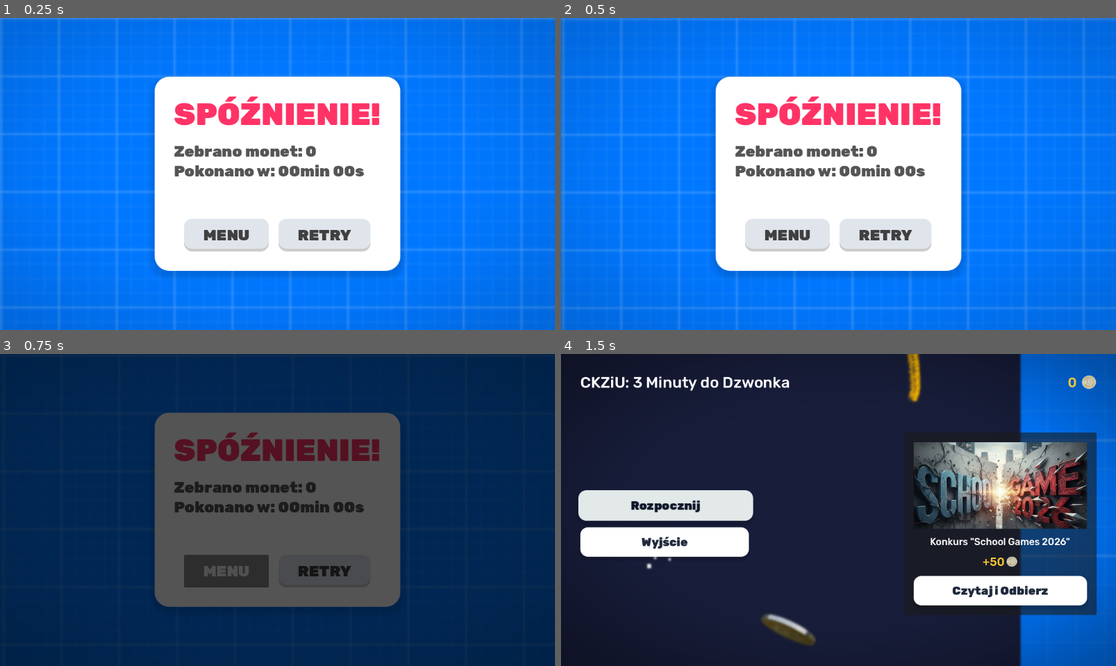
Above: before the commit, frames 1-4 (two rows, left to right).
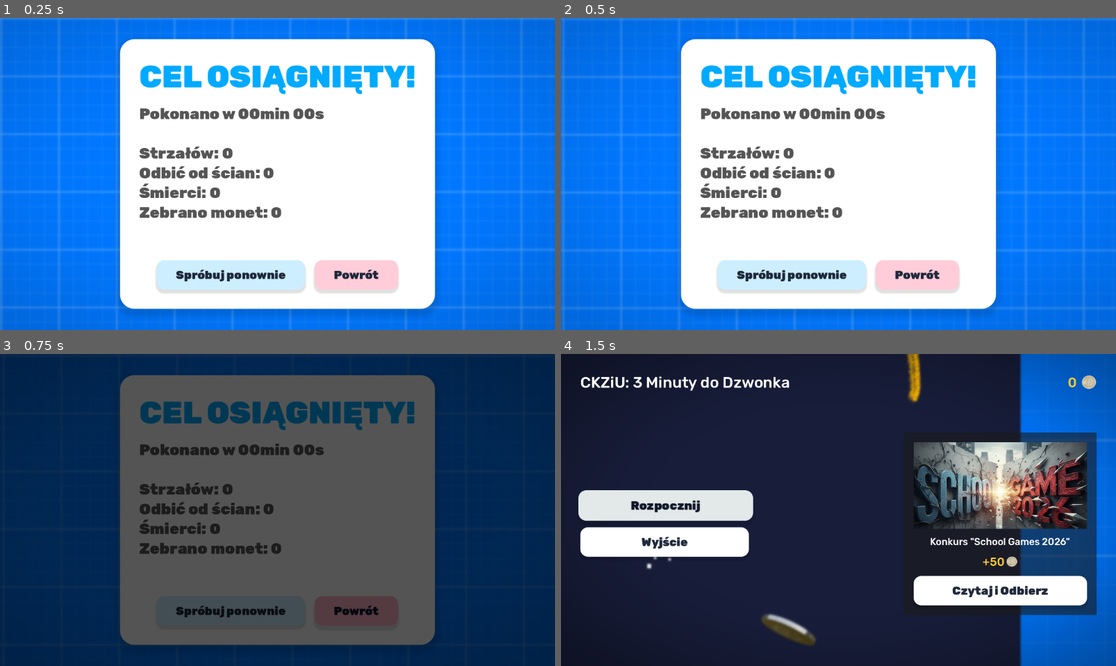
Above: after the commit, the same moments.

Repository: Moderrek/project-ricochet
Game: Godot game, scene res://scenes/menus/end_screen.tscn
Two runs of this game, one before a commit and one after it. Both use one fixed random seed, a clock stepped at 60 frames per second and the inputs below. This scene is started directly instead of the project's main scene. Sound files missing from this copy of the repository are replaced by a short silence.
Inputs:
- Up to frame 1 (0.25 s): no input
- Up to frame 2 (0.5 s): no input
- Up to frame 3 (0.75 s): click "MENU" (after the commit: "Powrót") at 0.5 s
- Up to frame 4 (1.5 s): click "Rozpocznij" at 1.25 s

The runs differ from the first frame. In frame 1, 33% of the frame differs, in the area x 21-79%, y 6-95%; in frame 2, 33%; in frame 3, 28%; in frame 4, nothing differs.

Commit message:
feat(game_manager, player, end_screen): track total shots, wall bounces, and deaths; update end screen stats display

Diff:
--- a/autoloads/game_manager.gd
+++ b/autoloads/game_manager.gd
@@ -24,6 +24,9 @@
 var current_collected_coins: int = 0
 var current_boost_level: float = 0.0
 var current_level_index: int = 0
+var total_shoot_count: int = 0
+var total_wall_bounce_count: int = 0
+var total_death_count: int = 0
 
 var _last_tick_seconds: int = -1
 
@@ -129,6 +132,9 @@
 	current_boost_level = 0.0
 	timer_seconds = 0.0
 	_last_tick_seconds = -1
+	total_shoot_count = 0
+	total_wall_bounce_count = 0
+	total_death_count = 0
 	print("Initialized Game State")
 	if soundtrack:
 		soundtrack.play()
--- a/scenes/entities/player/player.gd
+++ b/scenes/entities/player/player.gd
@@ -43,6 +43,7 @@
 
 func _on_body_entered(_body):
 	var speed = linear_velocity.length()
+	GameManager.total_wall_bounce_count += 1
 
 	# Sound
 	if speed > 50.0:
@@ -70,6 +71,7 @@
 func shatter_and_respawn(spawn_position: Vector2):
 	if _is_dead: return
 	_is_dead = true
+	GameManager.total_death_count += 1
 
 	set_deferred("freeze", true)
 	linear_velocity = Vector2.ZERO
@@ -112,6 +114,7 @@
 	return Vector2.ZERO
 
 func _shoot():
+	GameManager.total_shoot_count += 1
 	var drag_vector = get_drag_vector()
 	var current_multiplier = power_multiplier
 
--- a/scenes/menus/end_screen.gd
+++ b/scenes/menus/end_screen.gd
@@ -35,14 +35,16 @@
 	var minutes: int = time_spent / 60
 	var seconds: int = time_spent % 60
 
-	var is_win: bool = GameManager.timer_seconds > 0.0
+	var is_win: bool = GameManager.timer_seconds < GameManager.game_time
 	if is_win:
 		title_label.text = TITLE_VICTORY_TEXT
 		title_label.add_theme_color_override("font_color", VICTORY_COLOR)
 	else:
 		title_label.text = TITLE_DEFEAT_TEXT
 		title_label.add_theme_color_override("font_color", DEFEAT_COLOR)
-	stats_label.text = "Zebrano monet: %d\nPokonano w: %02dmin %02ds" % [GameManager.current_collected_coins, minutes, seconds]
+
+	var format = "Pokonano w %02dmin %02ds\n\nStrzałów: %d\nOdbić od ścian: %d\nŚmierci: %d\nZebrano monet: %d"
+	stats_label.text = format % [minutes, seconds, GameManager.total_shoot_count, GameManager.total_wall_bounce_count, GameManager.total_death_count, GameManager.current_collected_coins]
 
 	# Apply collected coins during game to total coins in save.
 	if GameManager.current_collected_coins > 0:
--- a/scenes/menus/end_screen.tscn
+++ b/scenes/menus/end_screen.tscn
@@ -1,6 +1,7 @@
 [gd_scene format=3 uid="uid://bqivdiyrejdfk"]
 
 [ext_resource type="FontFile" uid="uid://c4t6gw58eaj7x" path="res://assets/fonts/Rubik-Black.ttf" id="1_atpf1"]
+[ext_resource type="Theme" uid="uid://dsthmqy2j18d5" path="res://resources/themes/soft_ui_theme.tres" id="1_ty7q8"]
 [ext_resource type="Script" uid="uid://c6bbrvlnkdijx" path="res://scenes/menus/end_screen.gd" id="1_yrivc"]
 [ext_resource type="Shader" uid="uid://mb272d4b0hl6" path="res://shaders/blueprint.gdshader" id="2_mi55a"]
 [ext_resource type="Shader" uid="uid://5pn8jkwlkc30" path="res://shaders/background_blur.gdshader" id="3_j3ecp"]
@@ -37,17 +38,85 @@
 shadow_size = 15
 shadow_offset = Vector2(0, 8)
 
-[sub_resource type="StyleBoxFlat" id="StyleBoxFlat_j3ecp"]
-content_margin_left = 40.0
-content_margin_top = 15.0
-content_margin_right = 40.0
-content_margin_bottom = 15.0
-bg_color = Color(0.8784314, 0.8980392, 0.9254902, 1)
-border_width_bottom = 6
-corner_radius_top_left = 16
-corner_radius_top_right = 16
-corner_radius_bottom_right = 16
-corner_radius_bottom_left = 16
+[sub_resource type="StyleBoxFlat" id="StyleBoxFlat_a4x1j"]
+content_margin_left = 40.0
+content_margin_top = 16.0
+content_margin_right = 40.0
+content_margin_bottom = 16.0
+bg_color = Color(0.8, 0.9333333, 1, 1)
+corner_radius_top_left = 16
+corner_radius_top_right = 16
+corner_radius_bottom_right = 16
+corner_radius_bottom_left = 16
+shadow_color = Color(0, 0, 0, 0.11764706)
+shadow_size = 4
+shadow_offset = Vector2(0, 6)
+
+[sub_resource type="StyleBoxFlat" id="StyleBoxFlat_6c3f0"]
+content_margin_left = 40.0
+content_margin_top = 16.0
+content_margin_right = 40.0
+content_margin_bottom = 16.0
+bg_color = Color(0.5867505, 0.8667829, 0.9999998, 1)
+corner_radius_top_left = 16
+corner_radius_top_right = 16
+corner_radius_bottom_right = 16
+corner_radius_bottom_left = 16
+shadow_color = Color(0, 0, 0, 0.11764706)
+
+[sub_resource type="StyleBoxFlat" id="StyleBoxFlat_dt0xn"]
+content_margin_left = 40.0
+content_margin_top = 16.0
+content_margin_right = 40.0
+content_margin_bottom = 16.0
+bg_color = Color(0.5882353, 0.8666667, 1, 1)
+corner_radius_top_left = 16
+corner_radius_top_right = 16
+corner_radius_bottom_right = 16
+corner_radius_bottom_left = 16
+shadow_color = Color(0, 0, 0, 0.11764706)
+shadow_size = 4
+shadow_offset = Vector2(0, 8)
+
+[sub_resource type="StyleBoxFlat" id="StyleBoxFlat_ty7q8"]
+content_margin_left = 40.0
+content_margin_top = 16.0
+content_margin_right = 40.0
+content_margin_bottom = 16.0
+bg_color = Color(1, 0.8, 0.8509804, 1)
+corner_radius_top_left = 16
+corner_radius_top_right = 16
+corner_radius_bottom_right = 16
+corner_radius_bottom_left = 16
+shadow_color = Color(0, 0, 0, 0.11764706)
+shadow_size = 4
+shadow_offset = Vector2(0, 6)
+
+[sub_resource type="StyleBoxFlat" id="StyleBoxFlat_k4gkm"]
+content_margin_left = 40.0
+content_margin_top = 16.0
+content_margin_right = 40.0
+content_margin_bottom = 16.0
+bg_color = Color(1, 0.6912958, 0.776082, 1)
+corner_radius_top_left = 16
+corner_radius_top_right = 16
+corner_radius_bottom_right = 16
+corner_radius_bottom_left = 16
+shadow_color = Color(0, 0, 0, 0.11764706)
+
+[sub_resource type="StyleBoxFlat" id="StyleBoxFlat_tx5sm"]
+content_margin_left = 40.0
+content_margin_top = 16.0
+content_margin_right = 40.0
+content_margin_bottom = 16.0
+bg_color = Color(1, 0.6901961, 0.7764706, 1)
+corner_radius_top_left = 16
+corner_radius_top_right = 16
+corner_radius_bottom_right = 16
+corner_radius_bottom_left = 16
+shadow_color = Color(0, 0, 0, 0.11764706)
+shadow_size = 4
+shadow_offset = Vector2(0, 8)
 
 [node name="EndScreen" type="Control" unique_id=1823632353]
 layout_mode = 3
@@ -56,6 +125,7 @@
 anchor_bottom = 1.0
 grow_horizontal = 2
 grow_vertical = 2
+theme = ExtResource("1_ty7q8")
 script = ExtResource("1_yrivc")
 
 [node name="Blueprint" type="ColorRect" parent="." unique_id=104360064]
@@ -131,18 +201,18 @@
 theme_override_constants/separation = 20
 alignment = 1
 
+[node name="RetryButton" type="Button" parent="Center/Panel/Margin/VBoxContainer/HorizontalButtonContainer" unique_id=203912162]
+layout_mode = 2
+theme = ExtResource("1_ty7q8")
+theme_override_styles/normal = SubResource("StyleBoxFlat_a4x1j")
+theme_override_styles/pressed = SubResource("StyleBoxFlat_6c3f0")
+theme_override_styles/hover = SubResource("StyleBoxFlat_dt0xn")
+text = "Spróbuj ponownie"
+
 [node name="MenuButton" type="Button" parent="Center/Panel/Margin/VBoxContainer/HorizontalButtonContainer" unique_id=144198409]
 layout_mode = 2
-theme_override_colors/font_color = Color(0.2509804, 0.2509804, 0.2509804, 1)
-theme_override_fonts/font = ExtResource("1_atpf1")
-theme_override_font_sizes/font_size = 32
-theme_override_styles/normal = SubResource("StyleBoxFlat_j3ecp")
-text = "MENU"
-
-[node name="RetryButton" type="Button" parent="Center/Panel/Margin/VBoxContainer/HorizontalButtonContainer" unique_id=203912162]
-layout_mode = 2
-theme_override_colors/font_color = Color(0.2509804, 0.2509804, 0.2509804, 1)
-theme_override_fonts/font = ExtResource("1_atpf1")
-theme_override_font_sizes/font_size = 32
-theme_override_styles/normal = SubResource("StyleBoxFlat_j3ecp")
-text = "RETRY"
+theme = ExtResource("1_ty7q8")
+theme_override_styles/normal = SubResource("StyleBoxFlat_ty7q8")
+theme_override_styles/pressed = SubResource("StyleBoxFlat_k4gkm")
+theme_override_styles/hover = SubResource("StyleBoxFlat_tx5sm")
+text = "Powrót"
